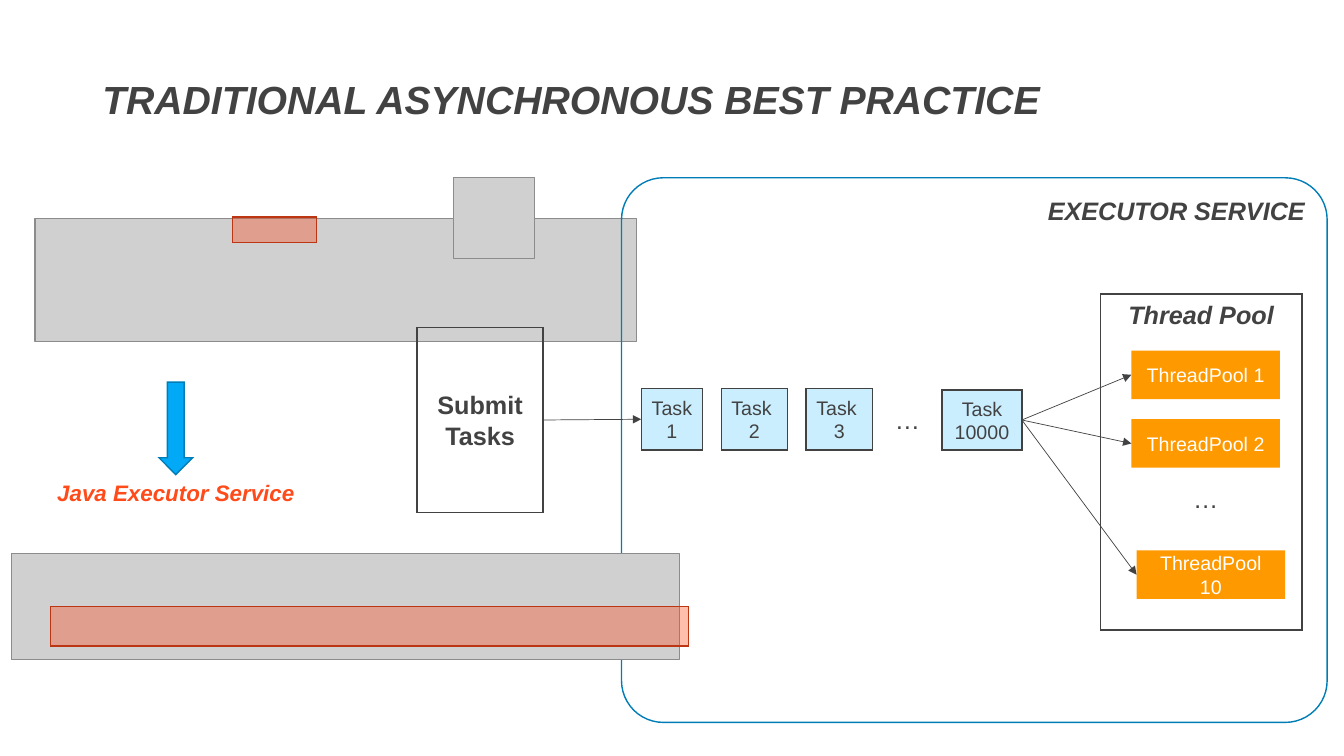
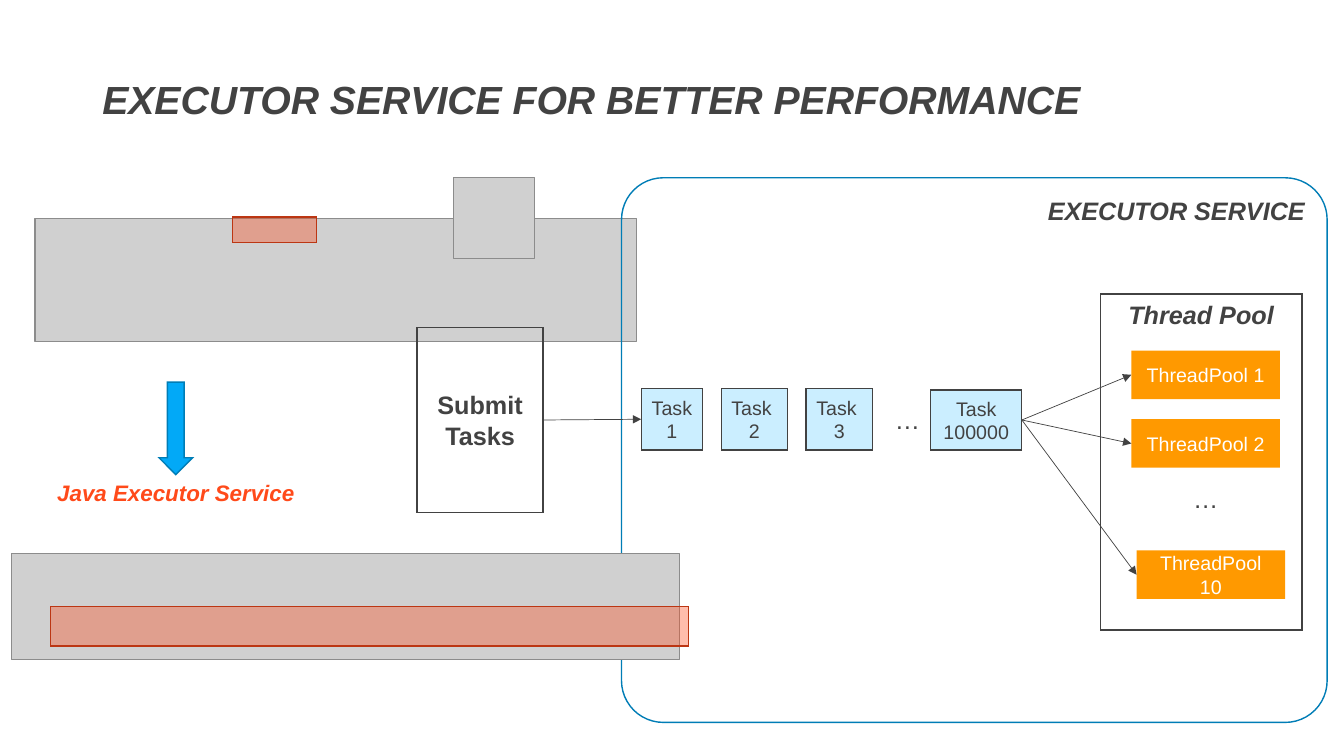
Before and after one commit to DevDay2019-AxonActive/DevDay2019---Advanced-Java, a slide deck: slide 4 of presentations/java_future.pptx (slide 3 before the commit). Drawn at 1344x756 pixels with LibreOffice and Linux fonts; fonts in the diff are those of the drawing; grey boxes stand for pictures; background and template pictures are left out. Boxes give left, top, right and bottom in pixels: in the first picture for what was removed or moved away, otherwise in the second. Text is boxed around its words. In the diff, an @@ line names an element or a change of style, - is before the commit and + after.

```diff
--- a/presentations/java_future.pptx
+++ b/presentations/java_future.pptx
@@ text at bbox=[102, 86, 1081, 115]: text changed @@
-TRADITIONAL ASYNCHRONOUS BEST PRACTICE
+EXECUTOR SERVICE FOR BETTER PERFORMANCE
@@ rectangle "Task 100000": place and size @@
-rectangle "Task 100000" at bbox=[943, 390, 1022, 450]
+rectangle "Task 100000" at bbox=[931, 390, 1021, 450]
@@ text in rectangle at bbox=[943, 401, 1008, 439]: text changed @@
-Task 10000
+Task 100000
```
Also in this commit, not shown: 3 other slides changed, 19 slides added, 9 slides removed.
